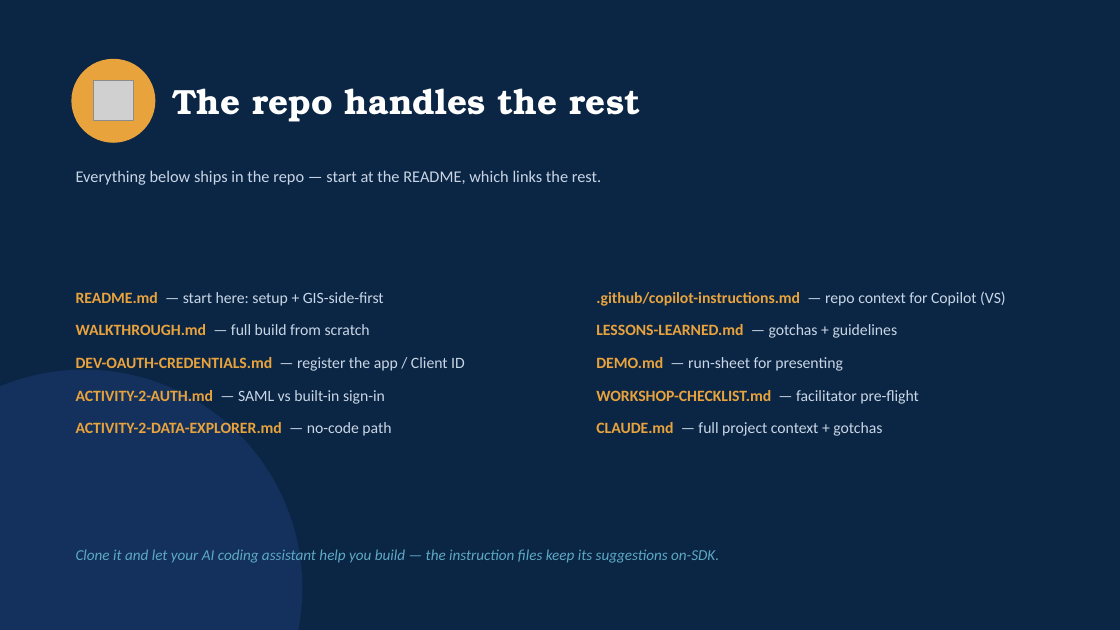
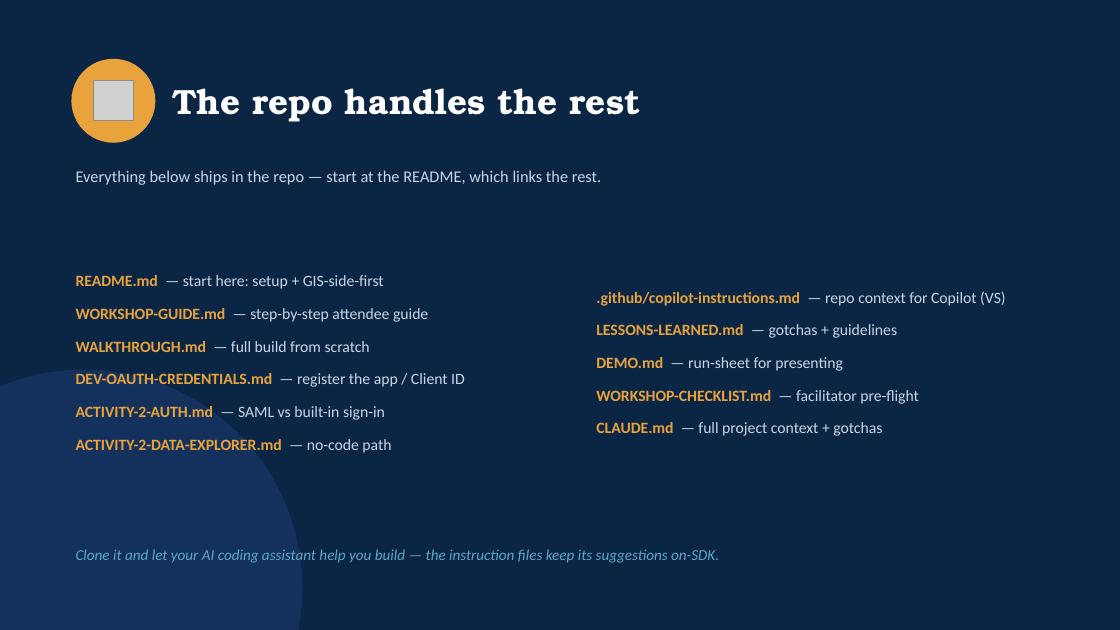
Before and after one commit to CodeHeistPy/arcgis-ai-components-demo, a slide deck: slide 9 of docs/slides/ArcGIS-AI-Components-Walkthrough.pptx. Drawn at 1120x630 pixels with LibreOffice and Linux fonts; fonts in the diff are those of the drawing; grey boxes stand for pictures. Boxes give left, top, right and bottom in pixels: in the first picture for what was removed or moved away, otherwise in the second. Text is boxed around its words. In the diff, an @@ line names an element or a change of style, - is before the commit and + after.

```diff
--- a/docs/slides/ArcGIS-AI-Components-Walkthrough.pptx
+++ b/docs/slides/ArcGIS-AI-Components-Walkthrough.pptx
@@ text at (76,308,428,322): paragraph added @@
+WORKSHOP-GUIDE.md — step-by-step attendee guide
```
Also in this commit, not shown: 1 other file.
